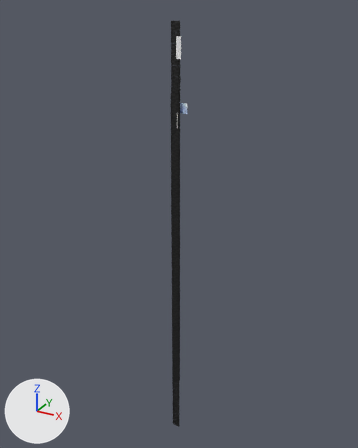
What one commit did to the FBX model Data/DemoTest/suicidebarbie2/suicidebarbie_back2.fbx.
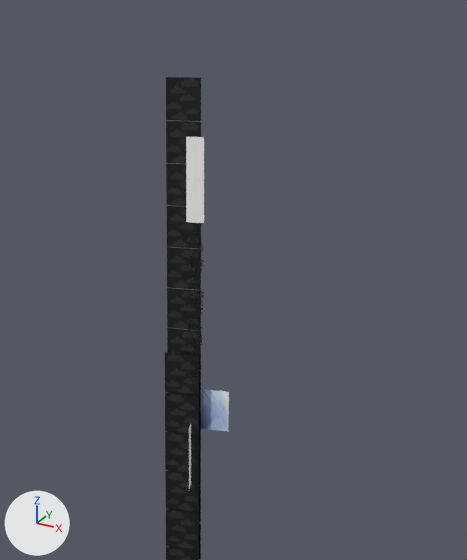
There are two pictures of each version: one whole from a 50 mm camera at (1407.0, -2467.0, 544.0) aimed at (-36.0, 157.0, -768.0), one close up on the part from 36% to 70% of the width and 0% to 33% of the height. Arrows for +X, +Y and +Z are at lower left; the lights stay in place. Where no turn or scale is listed for an object, it has been applied to the vertices.

Objects in the first close-up: 'addmoln', 'addmon2', 'alphacred3', 'back'.
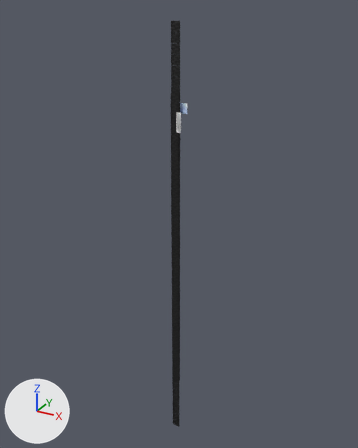
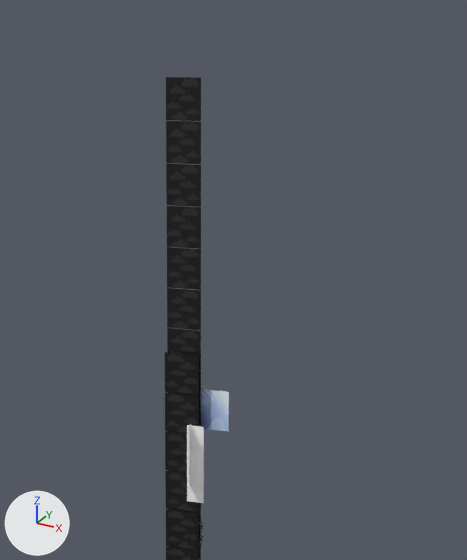
Commit message: 2nd try...
[git-p4: depot-paths = "//tbl/": change = 587]

Changed parts and their boxes [x1, y1, x2, y2] in the close-ups (467 x 560 px):
'alphacred3', moved
    before: [186, 136, 204, 384]
    after: [187, 425, 204, 560]

The edits, one by one:
Object 'alphacred3' (ob_alphacred3) moves from (0.0, 0.0, 412.0) to (0.0, 0.0, 0.0).
